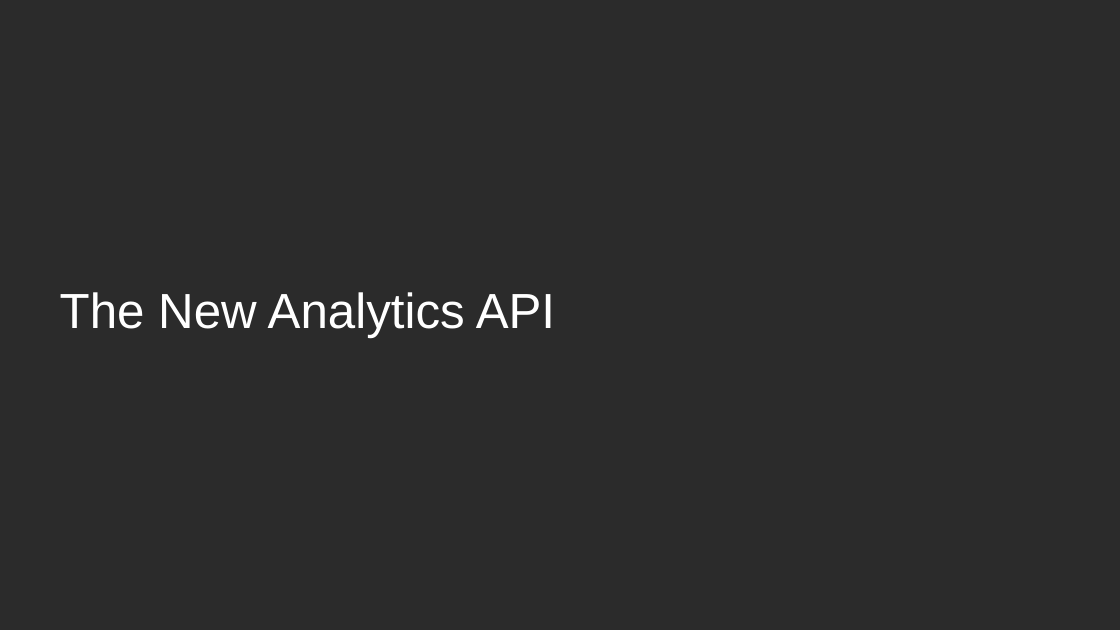
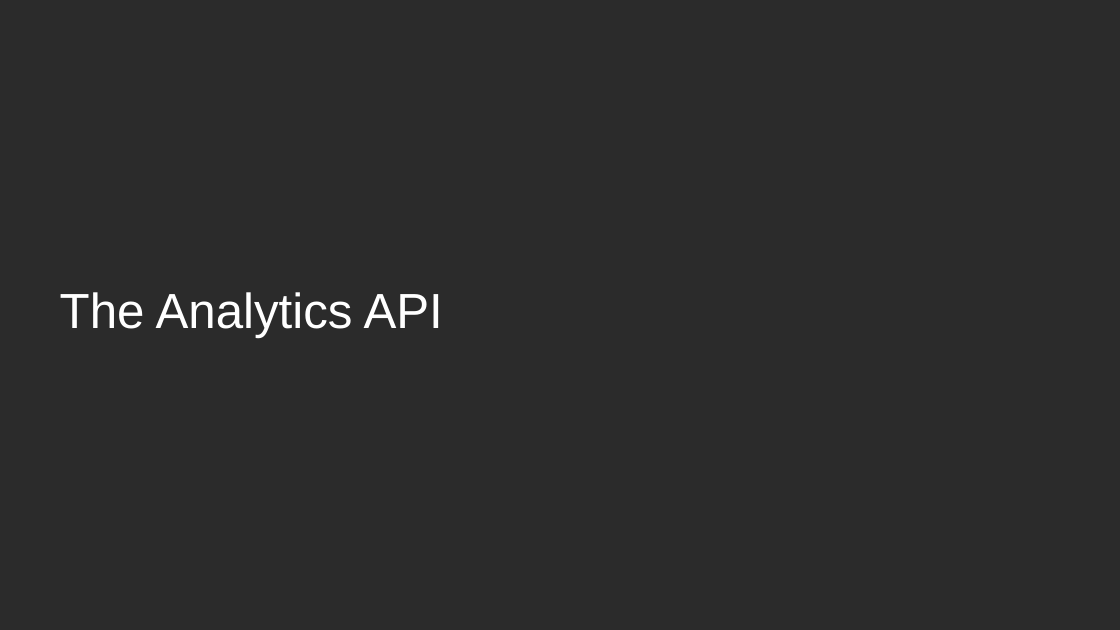
Before and after one commit to BrightcoveLearning/Analytics-API-Training, a slide deck: slide 5 of slides/VideoCloudAnalyticsAPI.pptx (slide 3 before the commit). Drawn at 1120x630 pixels with LibreOffice and Linux fonts; fonts in the diff are those of the drawing; background and template pictures are left out; a plain dark background stands for a picture behind light text. Boxes give left, top, right and bottom in pixels: in the first picture for what was removed or moved away, otherwise in the second. Text is boxed around its words. In the diff, an @@ line names an element or a change of style, - is before the commit and + after.

```diff
--- a/slides/VideoCloudAnalyticsAPI.pptx
+++ b/slides/VideoCloudAnalyticsAPI.pptx
@@ title at <box>60,292,443,337</box>: text changed @@
-The New Analytics API
+The Analytics API
```
Also in this commit, not shown: 1 other slide changed, 2 slides added, 6 other files.
